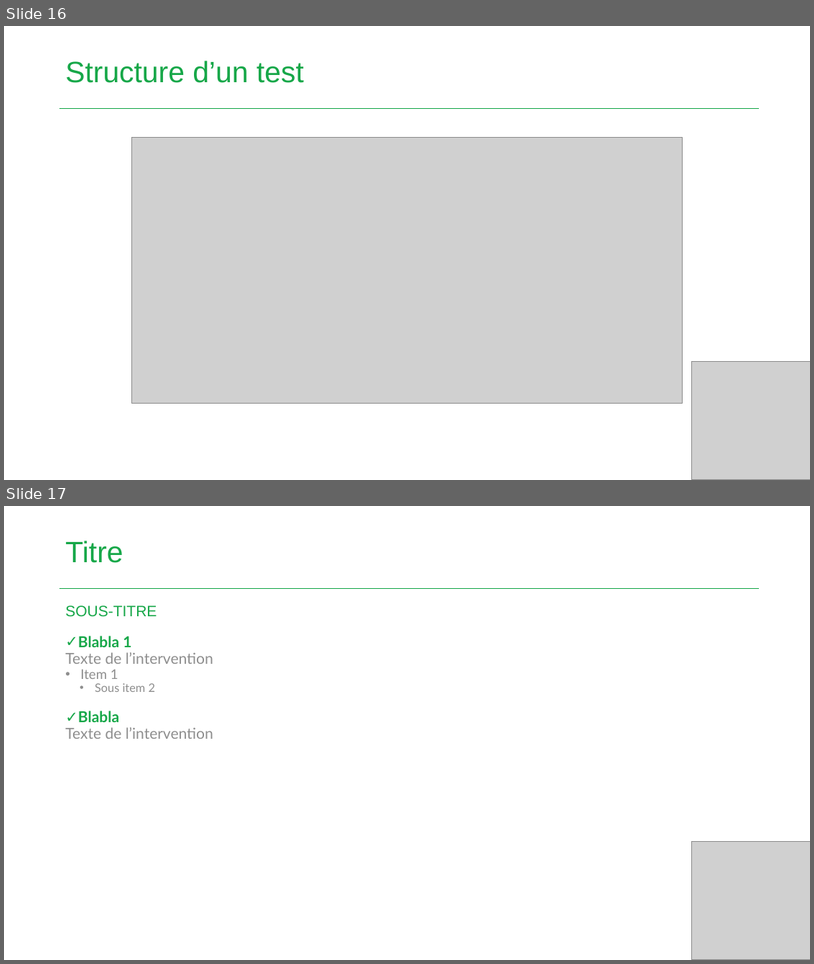
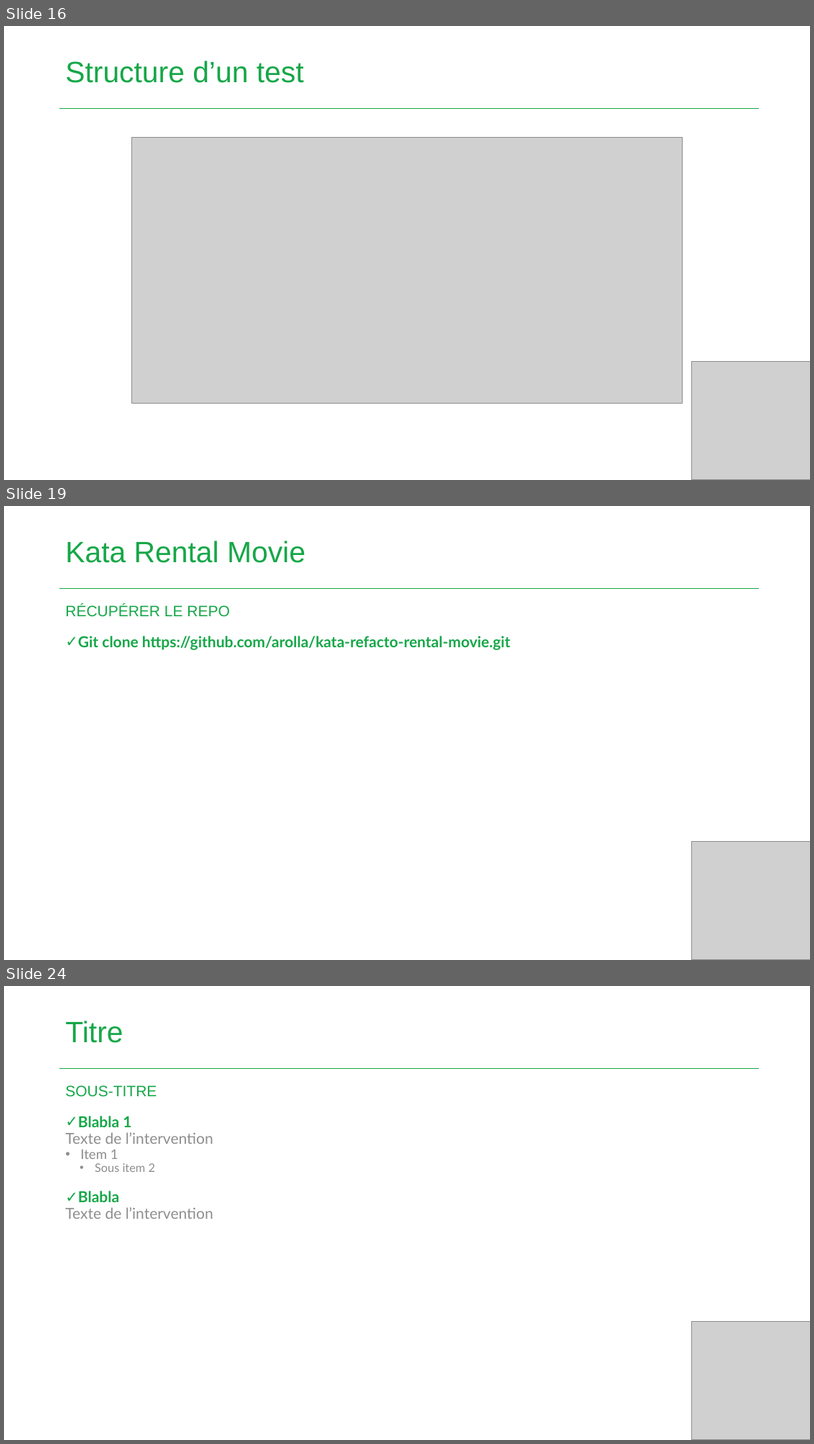
Before and after one commit to thomasbenard/formation-demos, a slide deck: unittest1/DEMOS-unitest1.pptx. Shown one above the other, each under a label of ours: slides 16 and 17 before the commit, slides 16, 19 and 24 after it; the slides between them are not shown. The pictures are 814x964 and 814x1444 pixels, drawn with LibreOffice and Linux fonts; fonts in the diff are those of the drawing; grey boxes stand for pictures; background and template pictures are left out. Boxes give left, top, right and bottom in pixels: in the first picture for what was removed or moved away, otherwise in the second. Text is boxed around its words. In the diff, an @@ line names an element or a change of style, - is before the commit and + after.

```diff
--- a/unittest1/DEMOS-unitest1.pptx
+++ b/unittest1/DEMOS-unitest1.pptx
@@ slide 19 added at (4, 506, 810, 960), background #FFFFFF; not listed: 1 template element that a slide beside it also shows @@
@@ title added at (65, 541, 306, 563), 35 pt, text #16A748 @@
+Kata Rental Movie
@@ text added at (65, 604, 511, 650), 18 pt, text #16A748, bold @@
+RÉCUPÉRER LE REPO
+  ✓ Git clone https://github.com/arolla/kata-refacto-rental-movie.git
@@ picture added at (692, 841, 810, 960) @@
@@ what was slide 17 is now slide 24 @@
```
Also in this commit, not shown: 1 slide changed, 7 other slides added, 1 slide removed.
